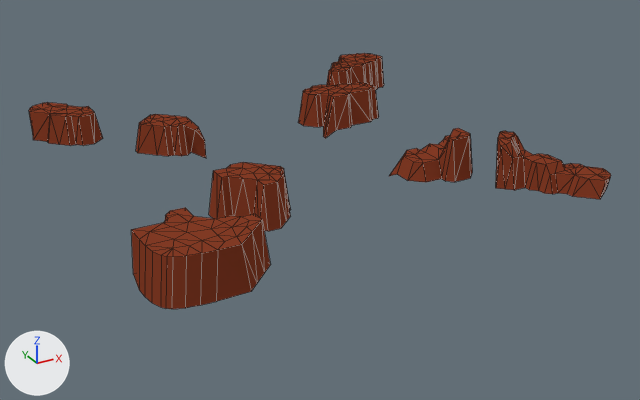
An edit to the Blender file ProjectLuna/Assets/Models/terrain/ground/new_world_rock_formations.blend, drawn before and after from the same camera.
The view is the same before and after, from a 50 mm camera at (-17.4, -33.8, 15.1) aimed at (0.5, -1.2, -1.1). The axes (+X, +Y, +Z) are drawn at lower left. The lights are the same throughout. Mesh edges are drawn as thin lines.
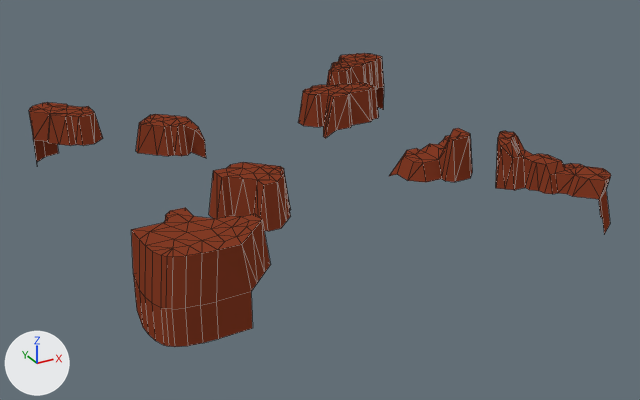
Boxes [x1, y1, x2, y2] around the edits, measured in the pictures (640 x 400 px):
'Grid', reshaped (15% taller)
    before: [29, 53, 611, 309]
    after: [29, 53, 611, 347]
part 1 of me_grid, added (brown)
    after: [33, 140, 252, 347]
part 2 of me_grid, added
    after: [598, 191, 610, 234]
part 3 of me_grid, added
    after: [376, 86, 384, 110]

Patch to the scene script:
```diff
--- a/ProjectLuna/Assets/Models/terrain/ground/new_world_rock_formations.blend.py
+++ b/ProjectLuna/Assets/Models/terrain/ground/new_world_rock_formations.blend.py
@@ me_grid @@
 me_grid.from_pydata(...)  # 445 vertices, 590 faces; spans x -1.02..1.0, y -1.01..1.0, z -0.02..0.21
 # used by ob_grid; location = (0.0, 0.0, 0.39); scale = (10.0, 10.0, 10.0)
 # verts and faces of me_grid; kept vertices keep their numbers, new ones are numbered from 445
 # before: 54 (-1.0, -0.69, 0.01) at pixel (133, 274), 266 (-1.0, 0.86, 0.01) at pixel (33, 140), 308 (-0.69, -1.0, 0.01) at pixel (251, 291), 390 (-0.98, 0.93, 0.01) at pixel (33, 135), 394 (-0.86, 1.0, 0.01)
 # before: 397 (-0.93, 0.98, 0.01), 436 (-0.88, -1.01, 0.01) at pixel (200, 305), 437 (-0.82, -1.01, 0.01) at pixel (216, 301), 438 (-1.02, -0.87, 0.01) at pixel (144, 296), 439 (-1.02, -0.81, 0.01) at pixel (139, 289)
 # before: 440 (-1.01, -0.92, 0.01) at pixel (151, 302), 441 (-0.99, -0.96, 0.01) at pixel (160, 307), 442 (-0.97, -0.99, 0.01) at pixel (171, 309), 443 (-0.93, -1.0, 0.01) at pixel (185, 308), 444 (-0.98, -0.97, 0.01) at pixel (165, 308)
 # before: 315 (0.88, -1.0, 0.01) at pixel (600, 199), 320 (0.98, -0.93, 0.01) at pixel (606, 189), 322 (1.0, -0.86, 0.01)
 # before: 400 (1.0, 0.83, 0.01) at pixel (383, 85), 404 (0.98, 0.93, 0.02), 407 (0.93, 0.98, 0.02), 409 (0.88, 1.0, 0.02), 421 (0.78, 1.0, 0.01)
+# me_grid part 1
+for new, old in zip([*range(445, 460)], [54, 266, 308, 390, 394, 397, *range(436, 445)]): verts[new] = verts[old] + (0.0, 0.0, -0.14)
+faces += [(436, 451, 452, 437), (442, 457, 458, 443), (308, 437, 452, 447), (438, 453, 455, 440), (438, 439, 454, 453), (54, 445, 454, 439)]
+faces += [(440, 455, 456, 441), (441, 456, 459, 444), (436, 443, 458, 451), (442, 444, 459, 457), (266, 390, 448, 446), (394, 449, 450, 397)]
+faces += [(390, 397, 450, 448)]
+# me_grid part 2
+verts[465] = (0.91, -1.02, -0.15)  # pixel (604, 234)
+verts[466] = (1.01, -0.95, -0.15)  # pixel (610, 224)
+verts[467] = (1.02, -0.88, -0.15)  # pixel (600, 217)
+faces += [(320, 466, 467, 322), (315, 465, 466, 320)]
+# me_grid part 3
+for new, old in zip([*range(460, 465)], [400, 404, 407, 409, 421]): verts[new] = verts[old] + (0.0, 0.0, -0.15)
+faces += [(404, 461, 462, 407), (400, 460, 461, 404), (409, 463, 464, 421), (407, 462, 463, 409)]
 me_grid.materials.append(mat_material_007)
```
